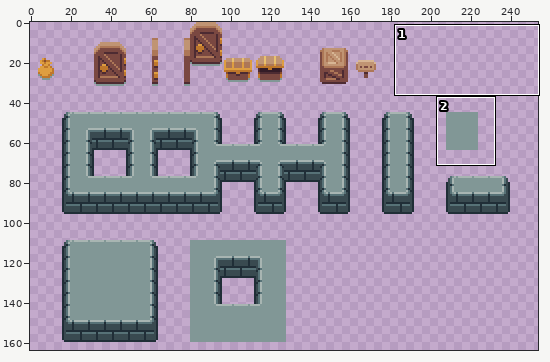
One commit to this pixel-art file: design/tileset.aseprite. Above, an overview of the earlier version with the close-up marked.
Close-up. As it was:
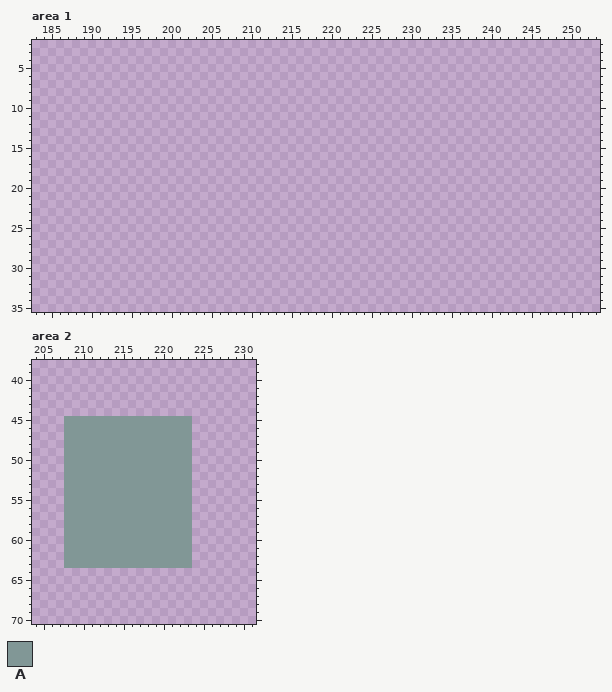
256x256 pixels, 1 frame. Shown: area 1: x 183..253, y 2..35; area 2: x 204..231, y 38..70. The wide view leaves out empty margins. The commit also changed other parts of the picture, which this record leaves out.
Palette (. is transparent): A #819796
Pixels before, area 1 (only the part around the change), first column x 183:
 4 .......................................................................
 5 .......................................................................
 6 .......................................................................
 7 .......................................................................
 8 .......................................................................
 9 .......................................................................
10 .......................................................................
11 .......................................................................
12 .......................................................................
13 .......................................................................
14 .......................................................................
15 .......................................................................
16 .......................................................................
17 .......................................................................
18 .......................................................................
19 .......................................................................
20 .......................................................................
21 .......................................................................
22 .......................................................................
23 .......................................................................
24 .......................................................................
25 .......................................................................
26 .......................................................................
27 .......................................................................
28 .......................................................................
29 .......................................................................
30 .......................................................................
31 .......................................................................
32 .......................................................................
33 .......................................................................
34 .......................................................................
Pixels before, area 2, first column x 208:
45 AAAAAAAAAAAAAAAA
46 AAAAAAAAAAAAAAAA
47 AAAAAAAAAAAAAAAA
48 AAAAAAAAAAAAAAAA
49 AAAAAAAAAAAAAAAA
50 AAAAAAAAAAAAAAAA
51 AAAAAAAAAAAAAAAA
52 AAAAAAAAAAAAAAAA
53 AAAAAAAAAAAAAAAA
54 AAAAAAAAAAAAAAAA
55 AAAAAAAAAAAAAAAA
56 AAAAAAAAAAAAAAAA
57 AAAAAAAAAAAAAAAA
58 AAAAAAAAAAAAAAAA
59 AAAAAAAAAAAAAAAA
60 AAAAAAAAAAAAAAAA
61 AAAAAAAAAAAAAAAA
62 AAAAAAAAAAAAAAAA
63 AAAAAAAAAAAAAAAA
And afterwards:
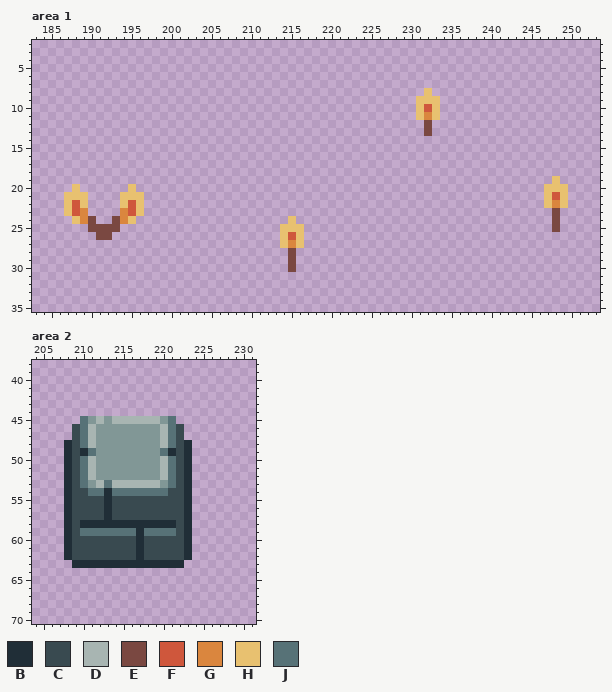
Colours new in this view: B #202e37  C #394a50  D #a8b5b2  E #7a4841  F #cf573c  G #da863e  H #e8c170  J #577277
From old to new:
Area 1, layer "objects":
The edit adds colour E in rows 12 to 13 at x 232; in row 23 at x 248; in row 24 at x 190, 193 and 248; in row 25 at x 190 to 193 and 248; in row 26 at x 191 to 192; in rows 28 to 30 at x 215.
The edit adds colour F in row 10 at x 232; in row 21 at x 248; in rows 22 to 23 at x 188 and 195; in row 26 at x 215.
The edit adds colour G in row 11 at x 232; in row 22 at x 248; in rows 23 to 24 at x 189 and 194; in row 27 at x 215.
The edit adds colour H in row 8 at x 232; in row 9 at x 231 to 233; in rows 10 to 11 at x 231 and 233; in row 19 at x 248; in row 20 at x 188, 195 and 247 to 249; in row 21 at x 187 to 189, 194 to 196, 247 and 249.
The edit adds colour H in row 22 at x 187, 189, 194, 196, 247 and 249; in row 23 at x 187 and 196; in row 24 at x 188, 195 and 215; in row 25 at x 214 to 216; in rows 26 to 27 at x 214 and 216.
Area 2, layer "objects":
Colour A gives way to colour B in row 48 at x 208 and 223; in row 49 at x 208, 210, 221 and 223; in rows 50 to 53 at x 208 and 223; in rows 54 to 57 at x 208, 213 and 223; in row 58 at x 208, 210 to 221 and 223; in rows 59 to 62 at x 208, 217 and 223.
Colour A gives way to colour B in row 63 at x 209 to 222.
Colour A gives way to colour C in rows 46 to 53 at x 209 and 222; in row 54 at x 209 to 210 and 221 to 222; in rows 55 to 57 at x 209 to 212 and 214 to 222; in rows 58 to 59 at x 209 and 222; in rows 60 to 62 at x 209 to 216 and 218 to 222.
Colour A gives way to colour D in row 45 at x 212 and 214 to 219; in rows 46 to 48 at x 211 and 220; in rows 50 to 52 at x 211 and 220; in row 53 at x 212 and 214 to 219.
Colour A gives way to colour J in rows 45 to 48 at x 210 and 221; in row 49 at x 211 and 220; in rows 50 to 52 at x 210 and 221; in row 53 at x 210, 213 and 221; in row 54 at x 211 to 212 and 214 to 220; in row 59 at x 210 to 216 and 218 to 221.
Colour A is removed in row 45 at x 208 to 209 and 222 to 223; in rows 46 to 47 at x 208 and 223; in row 63 at x 208 and 223.
